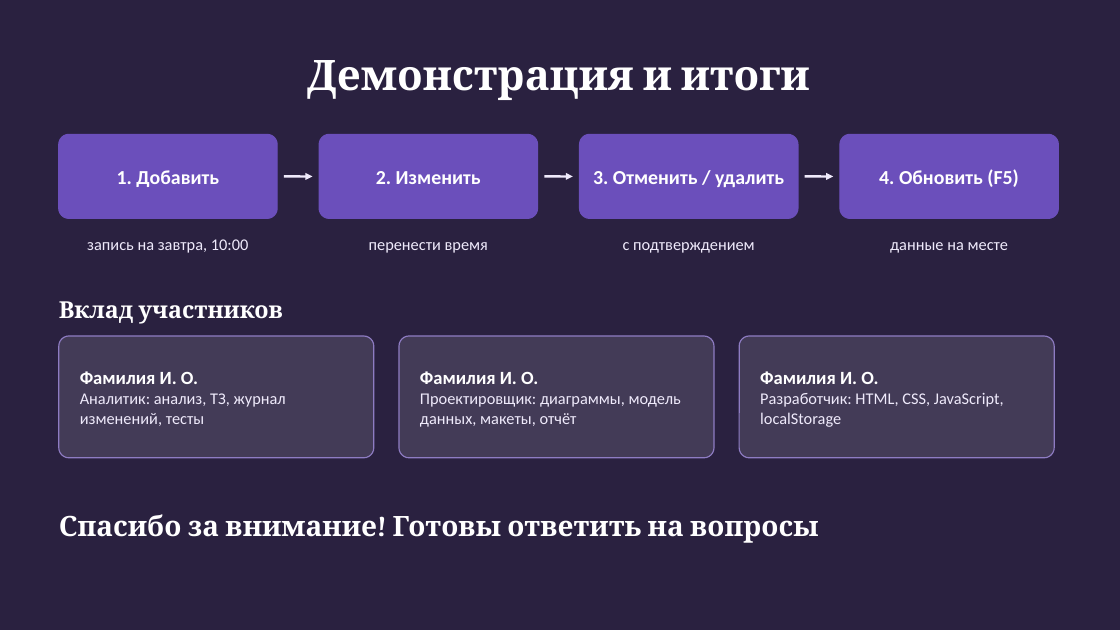
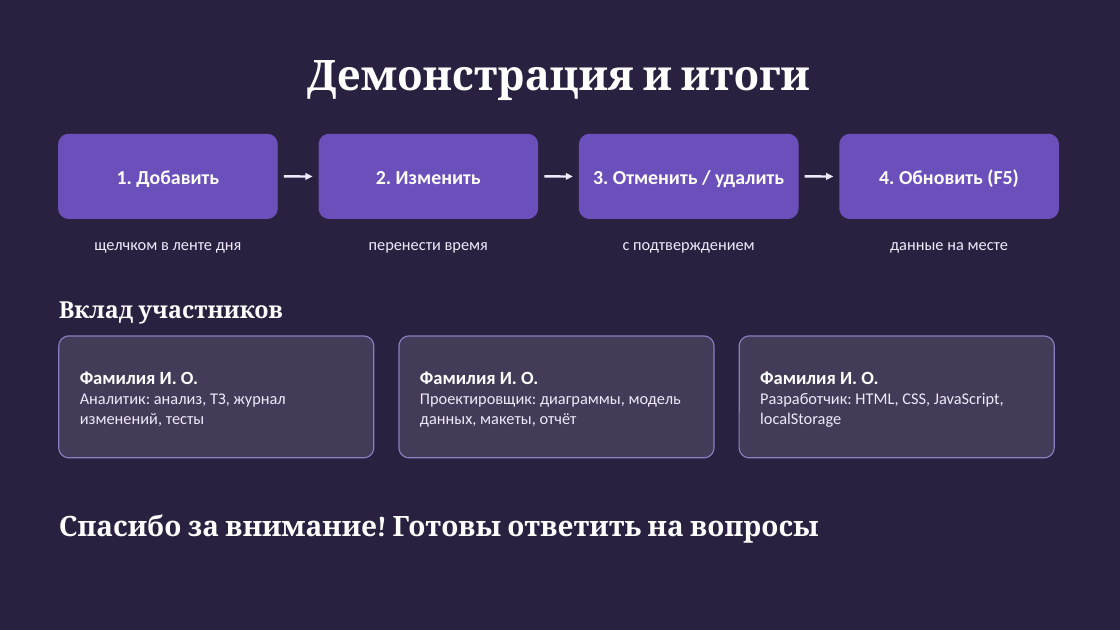
Before and after one commit to axssiz/Project_ES, a slide deck: slide 7 of docs/presentation.pptx. Drawn at 1120x630 pixels with LibreOffice and Linux fonts; fonts in the diff are those of the drawing. Boxes give left, top, right and bottom in pixels: in the first picture for what was removed or moved away, otherwise in the second. Text is boxed around its words. In the diff, an @@ line names an element or a change of style, - is before the commit and + after.

```diff
--- a/docs/presentation.pptx
+++ b/docs/presentation.pptx
@@ text at bbox=[94, 242, 242, 253]: text changed @@
-запись на завтра, 10:00
+щелчком в ленте дня
```
Also in this commit, not shown: 4 other slides changed, 28 other files.
